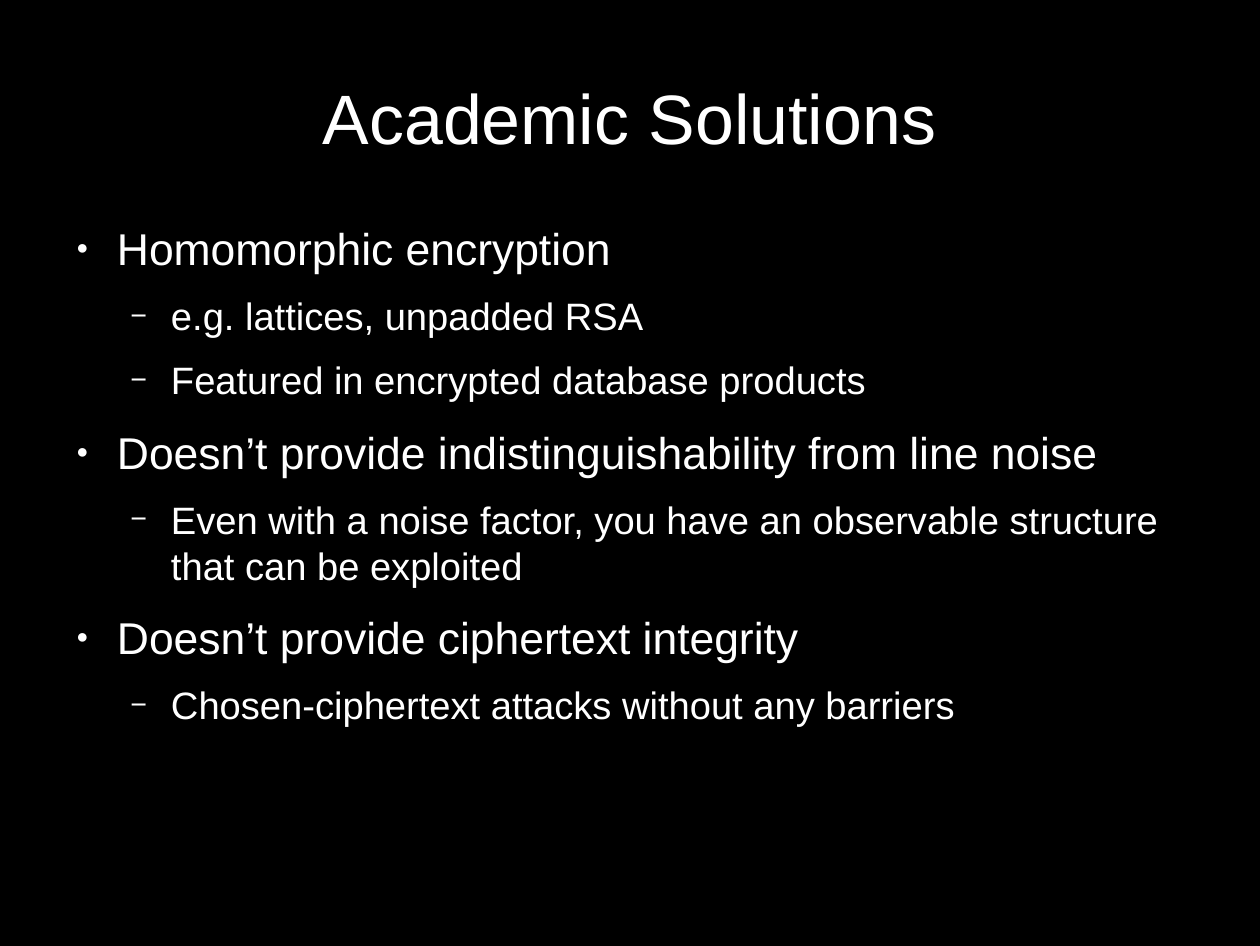
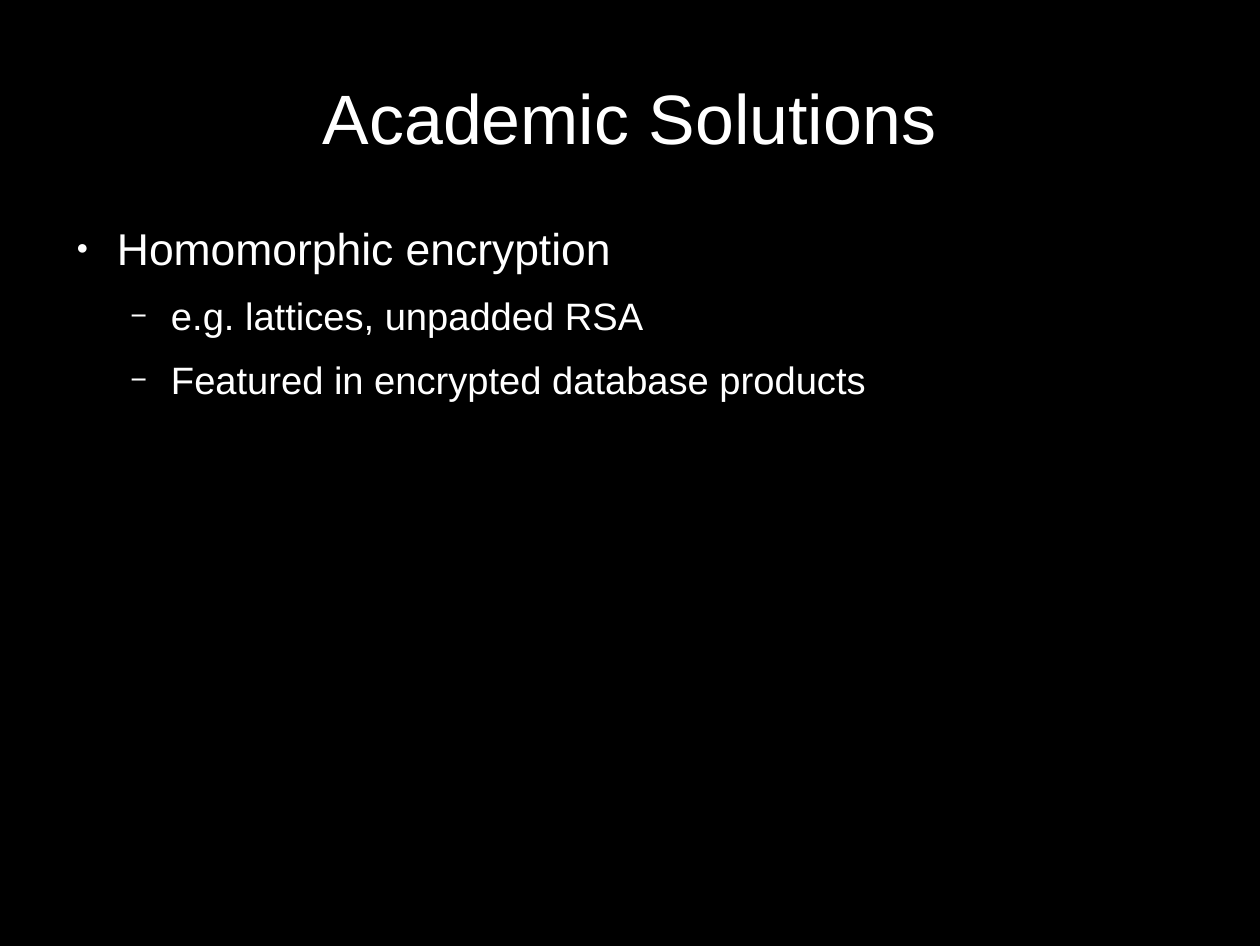
Before and after one commit to paragonie/bsidesorl-2017, a slide deck: slide 79 of talk/20170408-BsidesOrlando-ScottArciszewski.odp (slide 19 before the commit). Drawn at 1260x946 pixels with LibreOffice and Linux fonts; fonts in the diff are those of the drawing. Boxes give left, top, right and bottom in pixels: in the first picture for what was removed or moved away, otherwise in the second. Text is boxed around its words. In the diff, an @@ line names an element or a change of style, - is before the commit and + after.

```diff
--- a/talk/20170408-BsidesOrlando-ScottArciszewski.odp
+++ b/talk/20170408-BsidesOrlando-ScottArciszewski.odp
@@ text at [117,436,1158,727]: paragraphs removed @@
-● Doesn’t provide indistinguishability from line noise
-  − Even with a noise factor, you have an observable structure that can be exploited
-● Doesn’t provide ciphertext integrity
-  − Chosen-ciphertext attacks without any barriers
```
Also in this commit, not shown: 5 other slides changed, 94 slides added, 1 slide removed, 1 other file.
